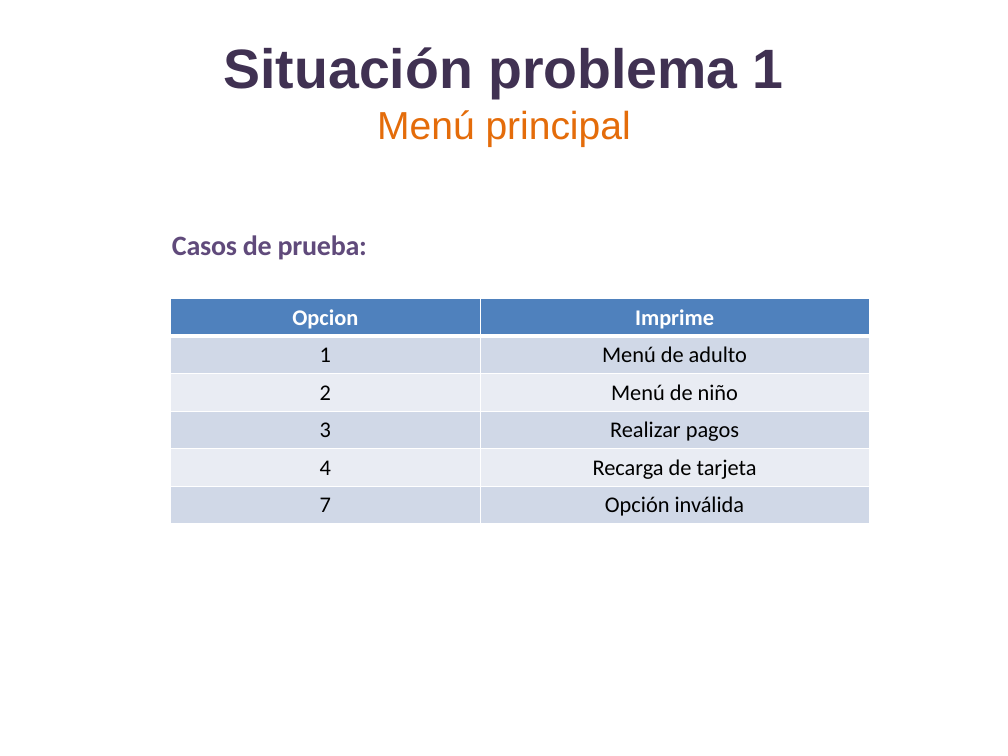
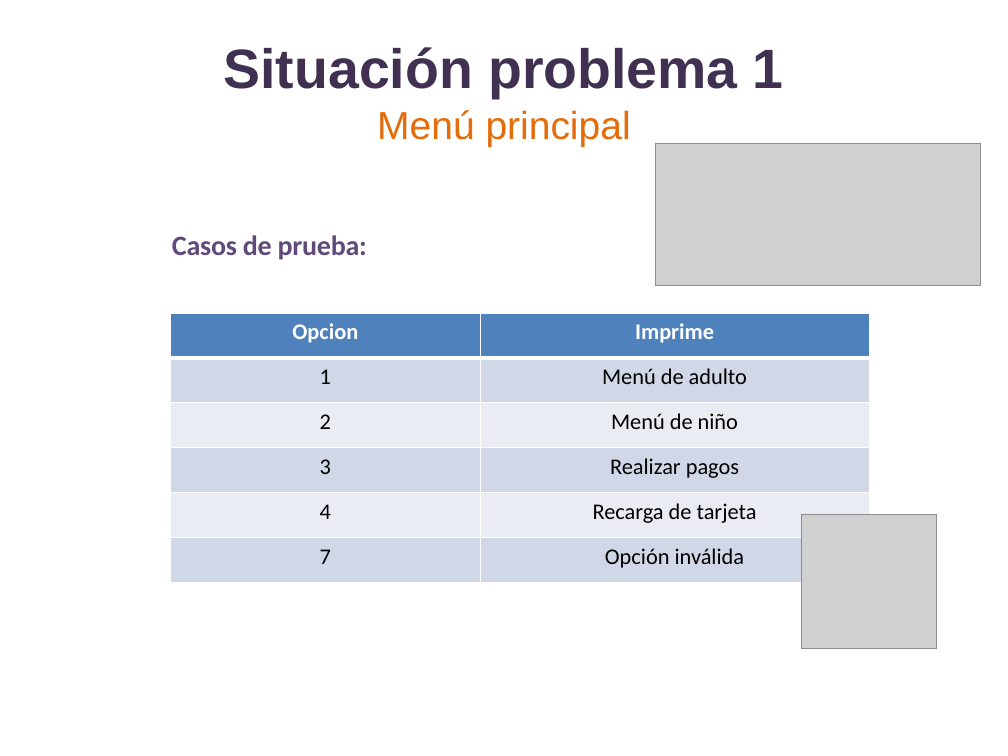
Before and after one commit to lizetheP/PensamientoC, a slide deck: slide 6 of Calendario2019/Presentaciones/Semana2/SITUACION1_F.pptx. Drawn at 1008x756 pixels with LibreOffice and Linux fonts; fonts in the diff are those of the drawing; grey boxes stand for pictures. Boxes give left, top, right and bottom in pixels: in the first picture for what was removed or moved away, otherwise in the second. Text is boxed around its words. In the diff, an @@ line names an element or a change of style, - is before the commit and + after.

```diff
--- a/Calendario2019/Presentaciones/Semana2/SITUACION1_F.pptx
+++ b/Calendario2019/Presentaciones/Semana2/SITUACION1_F.pptx
@@ picture added at (655, 143, 980, 285) @@
@@ table: place and size @@
-table at (170, 298, 869, 520)
+table at (170, 312, 869, 583)
@@ picture added at (802, 514, 936, 648) @@
```
Also in this commit, not shown: 7 other slides changed, 5 slides added, 1 other file.
